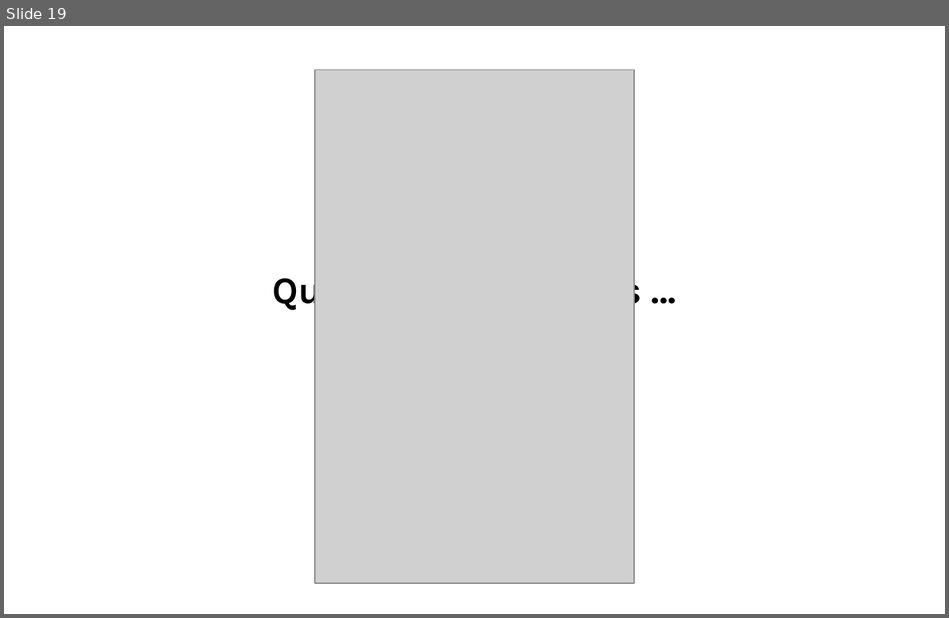
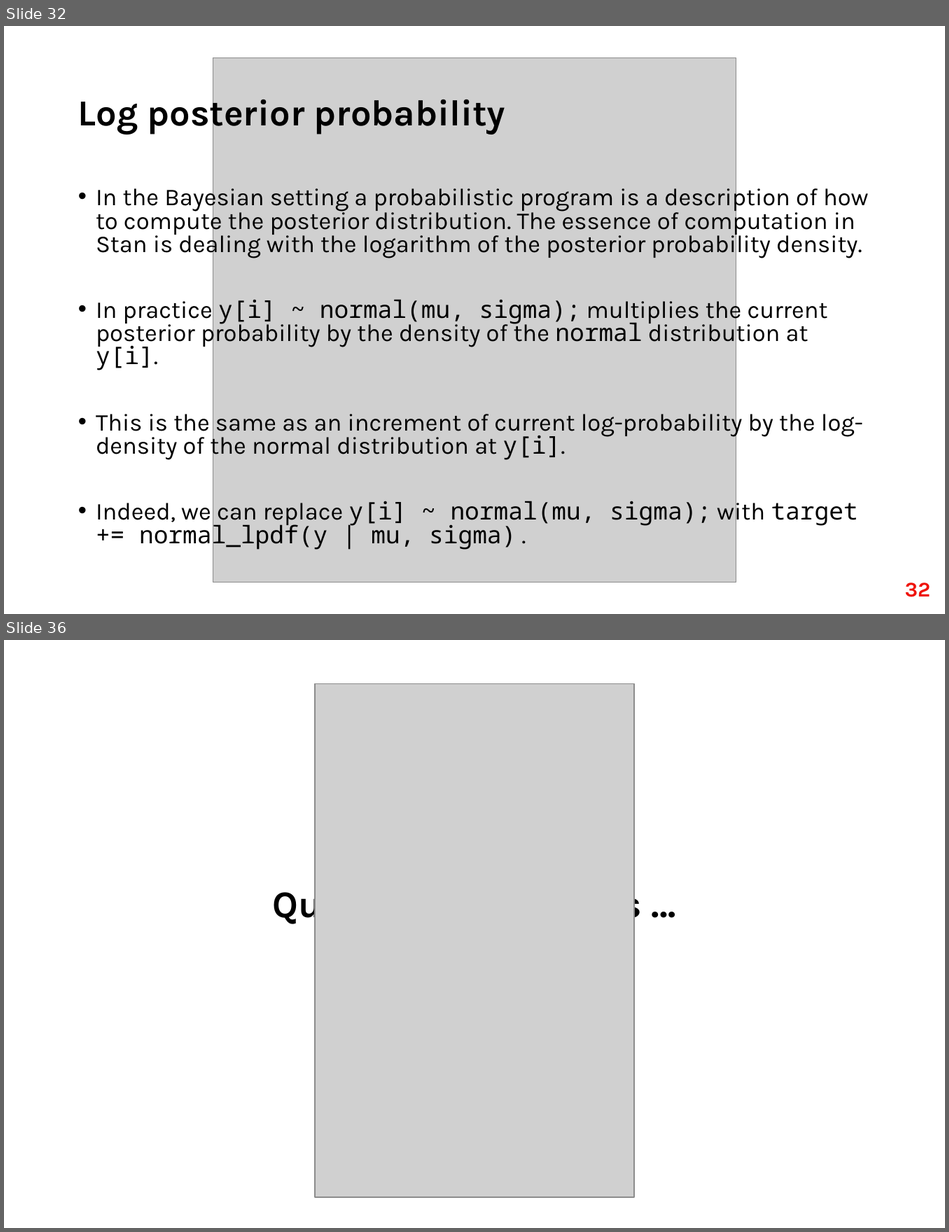
Before and after one commit to fri-datascience/course_bs, a slide deck: Session_03_Probabilistic_programming/Probabilistic_programming.pptx. Shown one above the other, each under a label of ours: slide 19 before the commit, slides 32 and 36 after it; the slides between them are not shown. The pictures are 949x618 and 949x1232 pixels, drawn with LibreOffice and Linux fonts; fonts in the diff are those of the drawing; grey boxes stand for pictures. Boxes give left, top, right and bottom in pixels: in the first picture for what was removed or moved away, otherwise in the second. Text is boxed around its words. In the diff, an @@ line names an element or a change of style, - is before the commit and + after.

```diff
--- a/Session_03_Probabilistic_programming/Probabilistic_programming.pptx
+++ b/Session_03_Probabilistic_programming/Probabilistic_programming.pptx
@@ slide 32 added at [4, 26, 945, 614], background #FFFFFF @@
@@ picture added at [213, 58, 736, 582] @@
@@ title added at [78, 92, 505, 134], 28 pt, text #000000, bold @@
+Log posterior probability
@@ text added at [96, 184, 868, 550], 18.5 pt, text #000000 @@
+• In the Bayesian setting a probabilistic program is a description of how to compute the posterior distribution. The essence of computation in Stan is dealing with the logarithm of the posterior probability density.
+• In practice y[i] ~ normal(mu, sigma); multiplies the current posterior probability by the density of the normal distribution at y[i].
+• This is the same as an increment of current log-probability by the log-density of the normal distribution at y[i].
+• Indeed, we can replace y[i] ~ normal(mu, sigma); with target += normal_lpdf(y | mu, sigma) .
@@ page number added at [905, 582, 931, 597], 16 pt, text #EF1209, bold @@
+32
@@ what was slide 19 is now slide 36 @@
```
Also in this commit, not shown: 4 slides changed, 16 other slides added, 2 other files.
